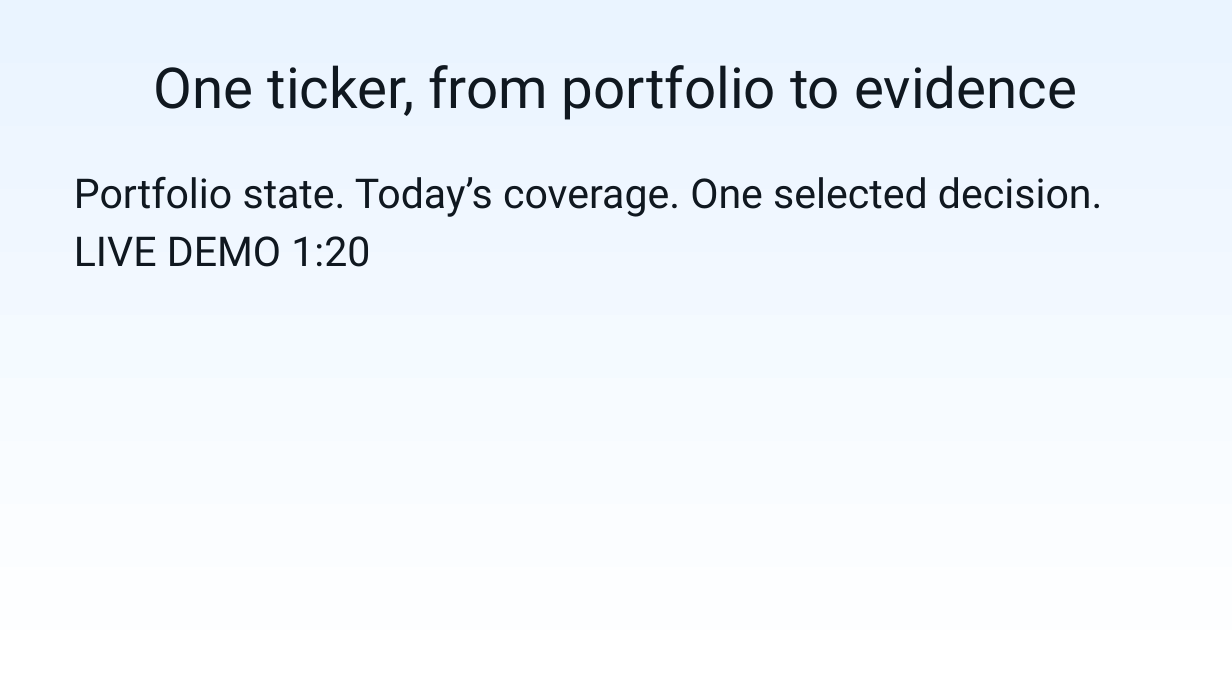
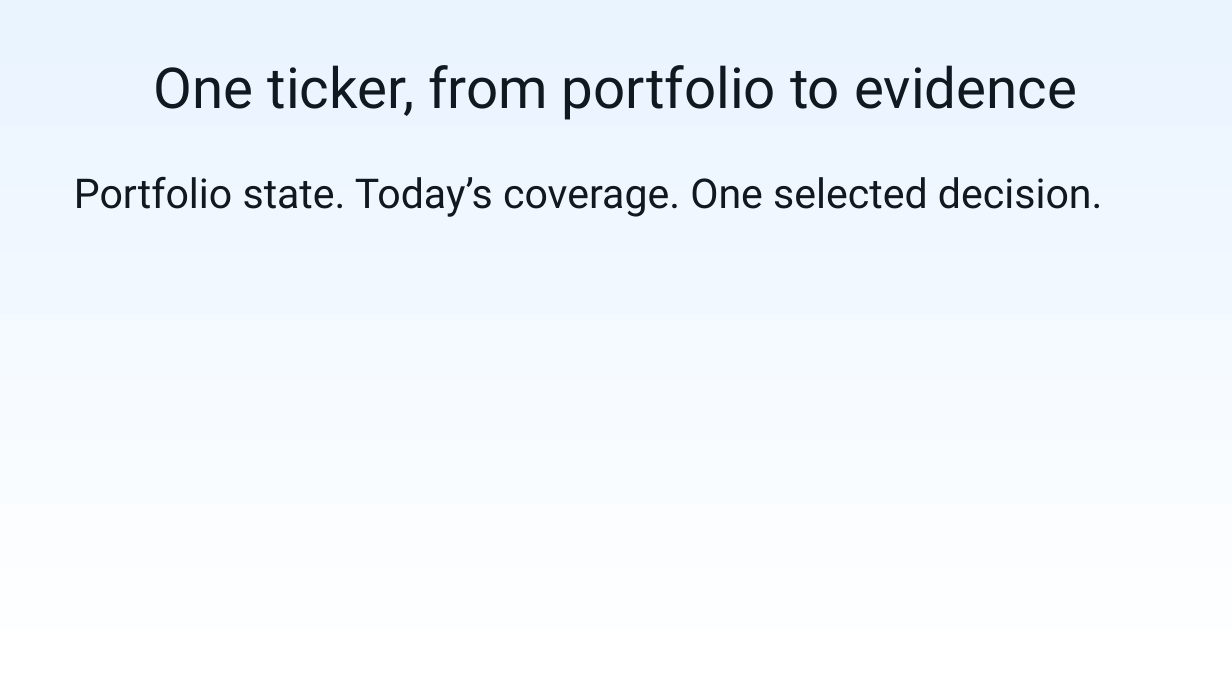
Before and after one commit to jere67/parallax, a slide deck: slide 6 of docs/presentation/trading-agent-mvp-pitch.pptx (slide 5 before the commit). Drawn at 1232x693 pixels with LibreOffice and Linux fonts; fonts in the diff are those of the drawing. Boxes give left, top, right and bottom in pixels: in the first picture for what was removed or moved away, otherwise in the second. Text is boxed around its words. In the diff, an @@ line names an element or a change of style, - is before the commit and + after.

```diff
--- a/docs/presentation/trading-agent-mvp-pitch.pptx
+++ b/docs/presentation/trading-agent-mvp-pitch.pptx
@@ text at box(74, 236, 370, 267): paragraph removed @@
-LIVE DEMO 1:20
```
Also in this commit, not shown: 5 other slides changed, 1 slide added.
